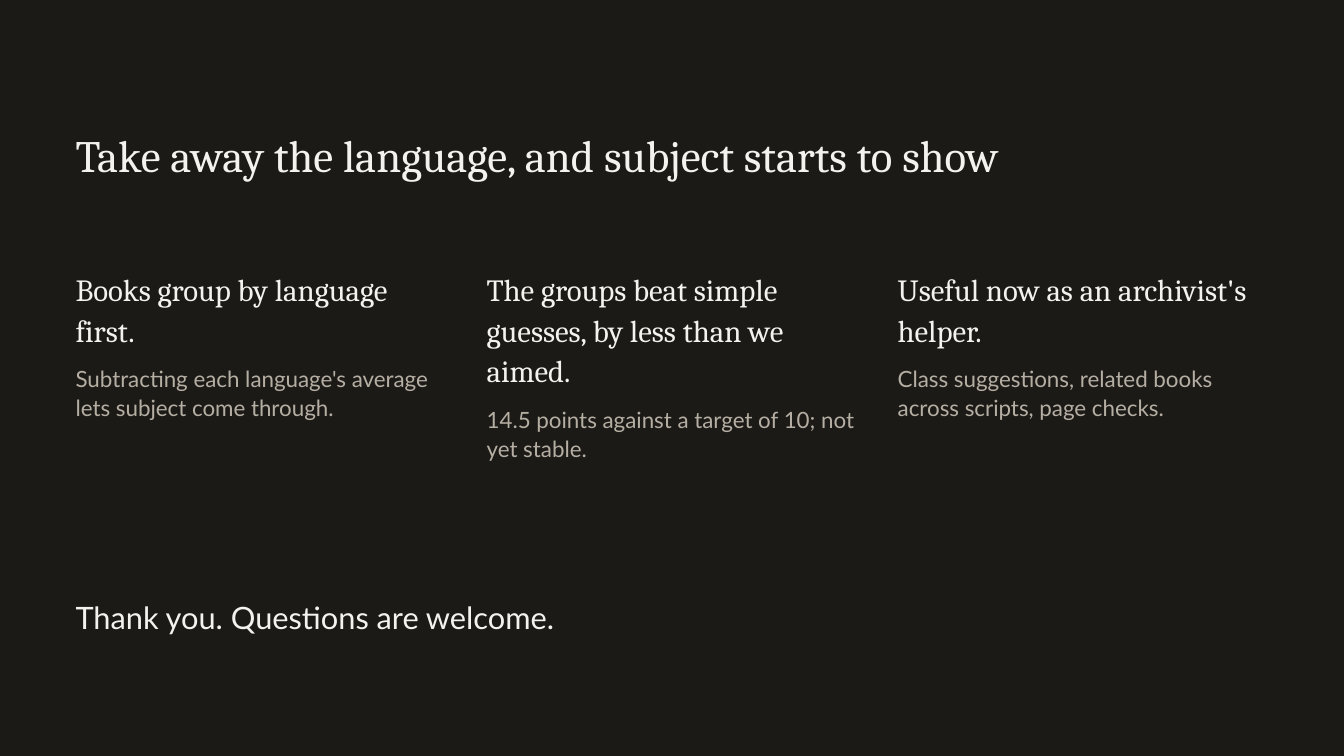
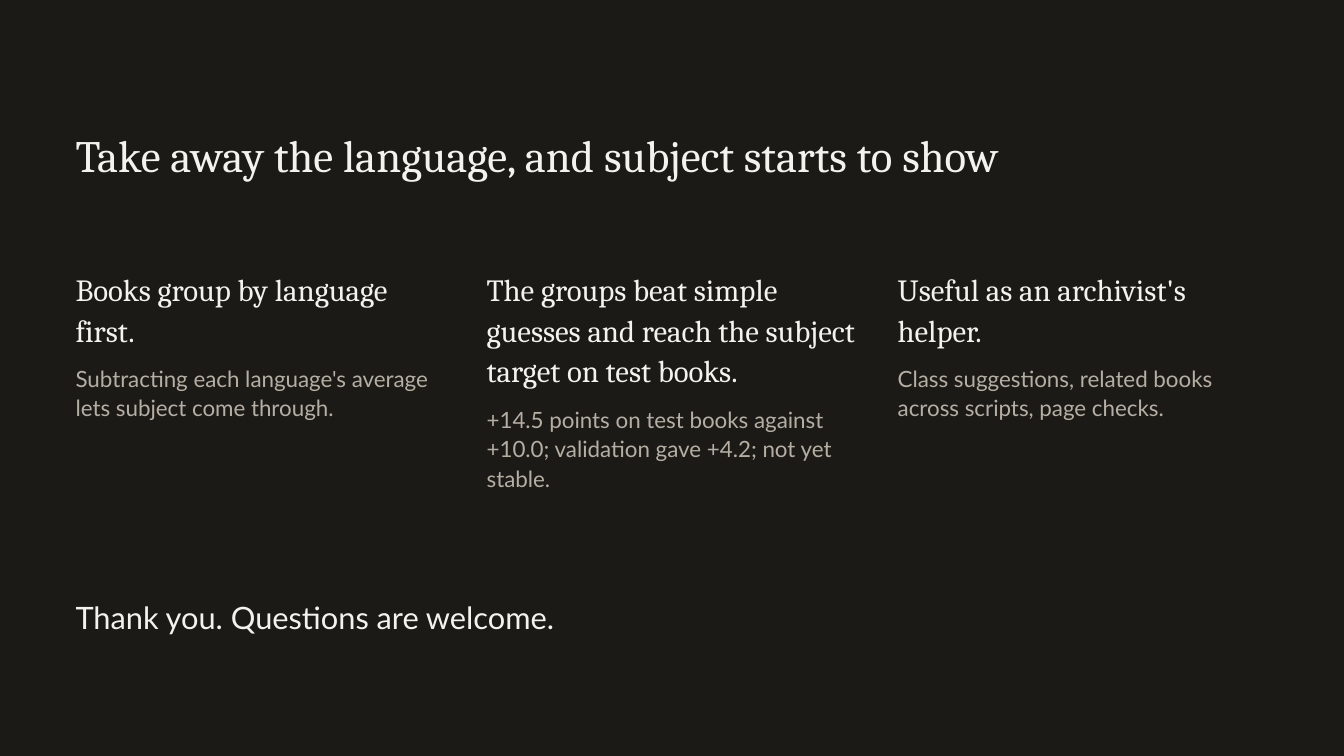
Before and after one commit to rohannes64/Grantha-Heritage-Tracker, a slide deck: slide 15 of Grantha_Heritage_Tracker_SIH26096.pptx. Drawn at 1344x756 pixels with LibreOffice and Linux fonts; fonts in the diff are those of the drawing. Boxes give left, top, right and bottom in pixels: in the first picture for what was removed or moved away, otherwise in the second. Text is boxed around its words. In the diff, an @@ line names an element or a change of style, - is before the commit and + after.

```diff
--- a/Grantha_Heritage_Tracker_SIH26096.pptx
+++ b/Grantha_Heritage_Tracker_SIH26096.pptx
@@ text at (487,279,855,487): text changed; size 22 to 16 pt; font Cambria to Lato; text colour #F4F2EE to #B5AEA3 @@
-The groups beat simple guesses, by less than we aimed.
-14.5 points against a target of 10; not yet stable.
+The groups beat simple guesses and reach the subject target on test books.
++14.5 points on test books against +10.0; validation gave +4.2; not yet stable.
@@ text at (898,279,1185,349): text changed @@
-Useful now as an archivist's helper.
+Useful as an archivist's helper.
```
Also in this commit, not shown: 6 other slides changed, 1 other file.
